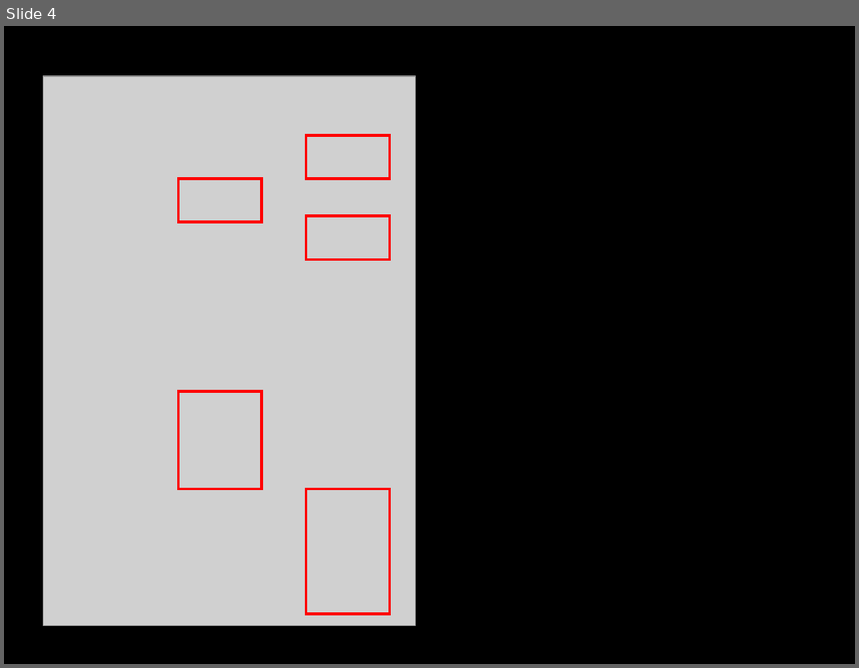
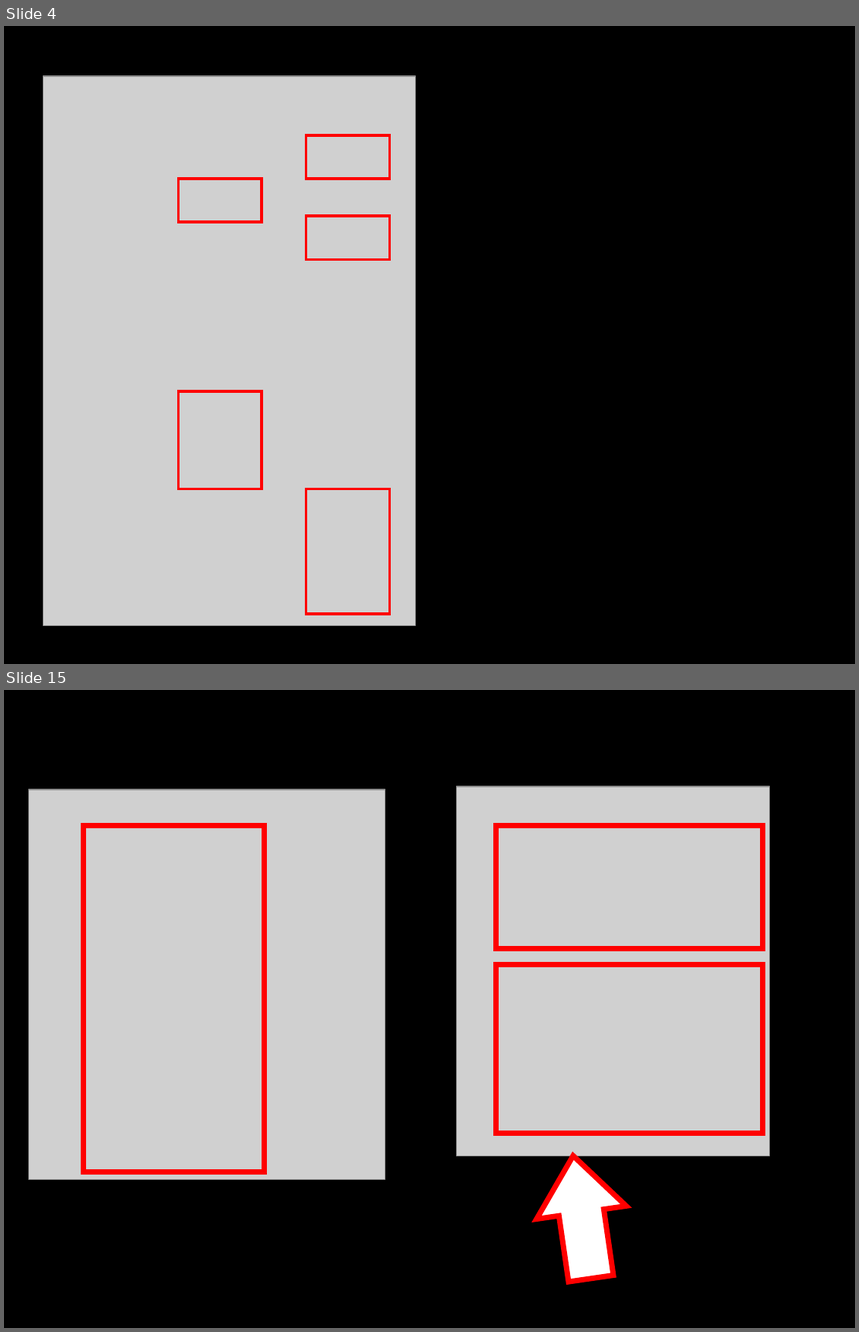
Before and after one commit to letssoar/CodeStatesProject, a slide deck: section1/cs_project_section1.pptx. Shown one above the other, each under a label of ours: slide 4 before the commit, slides 4 and 15 after it; the slides between them are not shown. The pictures are 859x668 and 859x1332 pixels, drawn with LibreOffice and Linux fonts; fonts in the diff are those of the drawing; grey boxes stand for pictures. Boxes give left, top, right and bottom in pixels: in the first picture for what was removed or moved away, otherwise in the second. Text is boxed around its words. In the diff, an @@ line names an element or a change of style, - is before the commit and + after.

```diff
--- a/section1/cs_project_section1.pptx
+++ b/section1/cs_project_section1.pptx
@@ slide 15 added at box(4, 690, 855, 1328), background #000000 @@
@@ picture added at box(28, 790, 386, 1179) @@
@@ picture added at box(457, 787, 770, 1156) @@
@@ rectangle added at box(83, 826, 265, 1173), outline #FF0000 4.5 pt @@
@@ rectangle added at box(496, 826, 762, 948), outline #FF0000 4.5 pt @@
@@ rectangle added at box(496, 965, 762, 1134), outline #FF0000 4.5 pt @@
@@ right arrow added at box(528, 1149, 636, 1285), fill #FFFFFF, outline #FF0000 4.5 pt @@
```
Also in this commit, not shown: 3 slides changed, 22 other slides added, 9 slides removed, 1 other file.
